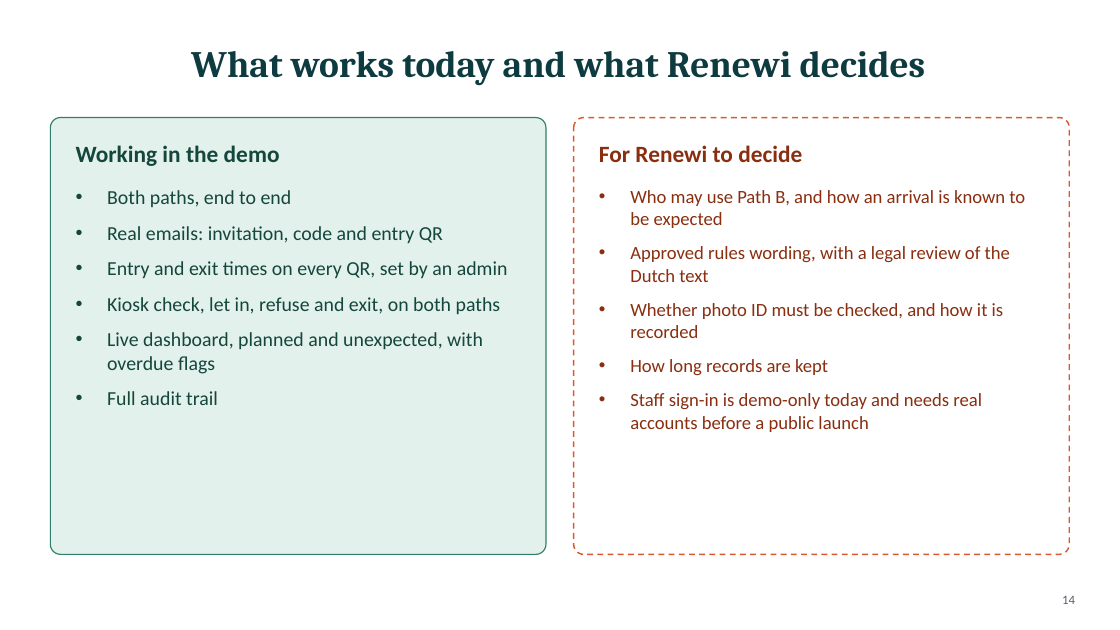
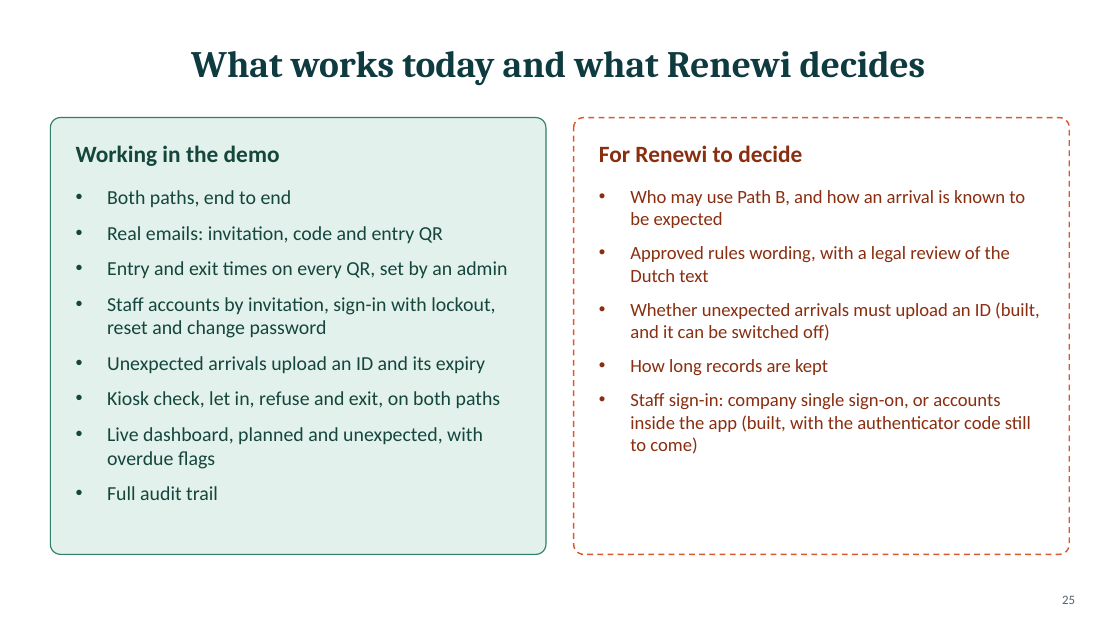
Before and after one commit to Sharon-dt3/vlaardingen_contractor_access, a slide deck: slide 25 of v2/docs/Site-Access-V2-Deck.pptx (slide 14 before the commit). Drawn at 1120x630 pixels with LibreOffice and Linux fonts; fonts in the diff are those of the drawing. Boxes give left, top, right and bottom in pixels: in the first picture for what was removed or moved away, otherwise in the second. Text is boxed around its words. In the diff, an @@ line names an element or a change of style, - is before the commit and + after.

```diff
--- a/v2/docs/Site-Access-V2-Deck.pptx
+++ b/v2/docs/Site-Access-V2-Deck.pptx
@@ text at bbox=[107, 297, 495, 373]: paragraphs added @@
+• Staff accounts by invitation, sign-in with lockout, reset and change password
+• Unexpected arrivals upload an ID and its expiry
@@ text at bbox=[630, 302, 1040, 341]: text changed @@
-• Whether photo ID must be checked, and how it is recorded
+• Whether unexpected arrivals must upload an ID (built, and it can be switched off)
@@ text at bbox=[630, 393, 1031, 454]: text changed @@
-• Staff sign-in is demo-only today and needs real accounts before a public launch
+• Staff sign-in: company single sign-on, or accounts inside the app (built, with the authenticator code still to come)
@@ page number at bbox=[1062, 595, 1075, 604]: text changed @@
-14
+25
```
Also in this commit, not shown: 2 other slides changed, 11 slides added.
